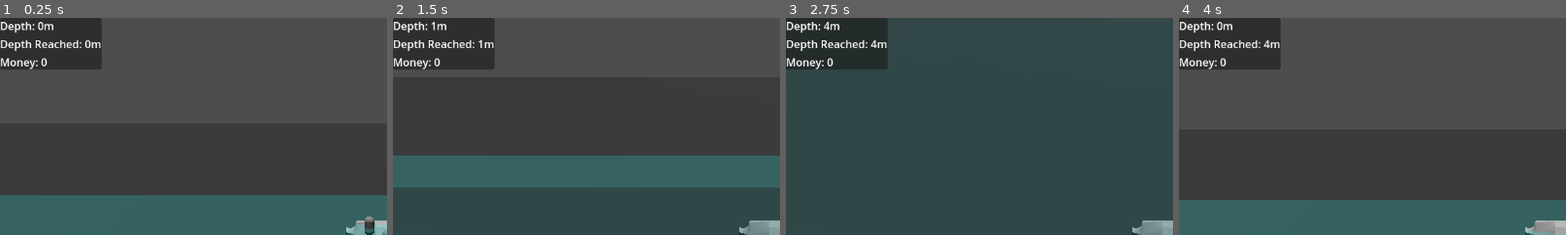
Above: before the commit, frames 1-4 (left to right).
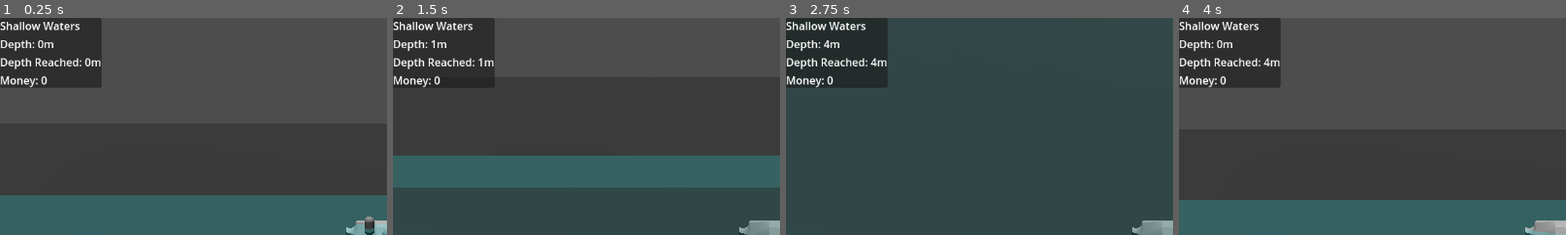
Above: after the commit, the same moments.

Repository: manusfishy/too-fishy
Game: Godot game, scene res://scenes/main_scene.tscn
Same seed, same stepped clock (60 frames per second), same inputs: the game is played once before the commit and once after it.
Inputs (mouse positions are % of the whole screen's width and height, from its top left):
- Up to frame 1 (0.25 s): no input
- Up to frame 2 (1.5 s): move the mouse to (72, 45) at 0.52 s; press the mouse at (72, 45) at 0.53 s; hold Right (move_right) 0.53-1.28 s; move the mouse to (30, 55) at 1.27 s; release the mouse at (30, 55) at 1.28 s; hold Down (move_down) from 1.28 s (still down); click (30, 55) at 1.35 s
- Up to frame 3 (2.75 s): move the mouse to (60, 28) at 2.02 s; release Down (move_down) at 2.03 s; press the mouse at (60, 28) at 2.03 s; hold Right (move_right) from 2.03 s (still down)
- Up to frame 4 (4 s): move the mouse to (45, 70) at 2.77 s; release Right (move_right) at 2.78 s; release the mouse at (45, 70) at 2.78 s; hold Up (move_up) 2.78-3.53 s; click (45, 70) at 2.85 s; move the mouse to (80, 65) at 3.52 s; press the mouse at (80, 65) at 3.53 s; hold Left (move_left) from 3.53 s (still down)
The pictures show only the part of the screen within x 0-50%, y 0-50%; the shares and areas given below are measured in that part.

The runs differ from the first frame. In frame 1, 3.5% of the frame differs, in the area x 0-27%, y 1-33%; in frame 2, 2.5%; in frame 3, 3.5%; in frame 4, 3.5%.

Commit message:
added current Stage display

Diff:
--- a/project.godot
+++ b/project.godot
@@ -18,6 +18,7 @@
 [autoload]
 
 GameState="*res://scripts/game_state.gd"
+Strings="*res://scripts/strings.gd"
 
 [editor]
 
--- a/scenes/main_scene.tscn
+++ b/scenes/main_scene.tscn
@@ -84,6 +84,9 @@
 [node name="HUDContainer" type="VBoxContainer" parent="UI/HUD"]
 layout_mode = 2
 
+[node name="CurrentStageLabel" type="Label" parent="UI/HUD/HUDContainer"]
+layout_mode = 2
+
 [node name="DepthLabel" type="Label" parent="UI/HUD/HUDContainer"]
 layout_mode = 2
 
--- a/scripts/game_state.gd
+++ b/scripts/game_state.gd
@@ -1,11 +1,24 @@
 extends Node
+enum Stage {SURFACE, DEEP, DEEPER, SUPERDEEP, HOT, LAVA, VOID}
+
+var depthStageMap = {
+	0: Stage.SURFACE,
+	100: Stage.DEEP,
+	200: Stage.DEEPER,
+	300: Stage.SUPERDEEP,
+	400: Stage.HOT,
+	500: Stage.LAVA,
+	600: Stage.VOID
+}
 
 var depth = 0
 var maxDepthReached = 0
 var money = 0
 var upgrades = []
+var playerInStage: Stage = Stage.SURFACE
 
 func setDepth(d: int):
 	depth = d
 	if (maxDepthReached < d):
 		maxDepthReached = d
+	GameState.playerInStage = depthStageMap[snapped(d, 100)]
--- a/scripts/hud.gd
+++ b/scripts/hud.gd
@@ -4,3 +4,4 @@
 	$HUDContainer/DepthLabel.text = "Depth: %sm" % GameState.depth
 	$HUDContainer/MaxDepthLabel.text = "Depth Reached: %sm" % GameState.maxDepthReached
 	$HUDContainer/MoneyLabel.text = "Money: %s" % GameState.money
+	$HUDContainer/CurrentStageLabel.text = "%s" % Strings.stageNames[GameState.playerInStage]
--- a/scripts/level.gd
+++ b/scripts/level.gd
@@ -1,5 +1,4 @@
 extends Node3D
-enum Stage {SURFACE, DEEP, DEEPER, SUPERDEEP, HOT, LAVA, VOID}
 
 @export var section: PackedScene
 @export var level_wrapper: Node3D
--- a/scripts/section.gd
+++ b/scripts/section.gd
@@ -1,34 +1,25 @@
 extends Node3D
-enum Stage {SURFACE, DEEP, DEEPER, SUPERDEEP, HOT, LAVA, VOID}
 
-@export var sectionType: Stage = Stage.SURFACE
+@export var sectionType: GameState.Stage = GameState.Stage.SURFACE
 @export var water: MeshInstance3D
 
 var depth: int = 0
 
 var materialMap = {
-	Stage.SURFACE: preload("res://materials/water/surface.tres"),
-	Stage.DEEP: preload("res://materials/water/deep.tres"),
-	Stage.DEEPER: preload("res://materials/water/deeper.tres"),
-	Stage.SUPERDEEP: preload("res://materials/water/superdeep.tres"),
-	Stage.HOT: preload("res://materials/water/hot.tres"),
-	Stage.LAVA: preload("res://materials/water/lava.tres"),
-	Stage.VOID: preload("res://materials/water/void.tres")
+	GameState.Stage.SURFACE: preload("res://materials/water/surface.tres"),
+	GameState.Stage.DEEP: preload("res://materials/water/deep.tres"),
+	GameState.Stage.DEEPER: preload("res://materials/water/deeper.tres"),
+	GameState.Stage.SUPERDEEP: preload("res://materials/water/superdeep.tres"),
+	GameState.Stage.HOT: preload("res://materials/water/hot.tres"),
+	GameState.Stage.LAVA: preload("res://materials/water/lava.tres"),
+	GameState.Stage.VOID: preload("res://materials/water/void.tres")
 	}
 
-var depthStageMap = {
-	0: Stage.SURFACE,
-	100: Stage.DEEP,
-	200: Stage.DEEPER,
-	300: Stage.SUPERDEEP,
-	400: Stage.HOT,
-	500: Stage.LAVA,
-	600: Stage.VOID
-}
+
 
 func setDepth(d: int):
 	depth = d
 	var depthSnapped = snapped(depth, 100)
-	sectionType = depthStageMap[depthSnapped]
+	sectionType = GameState.depthStageMap[depthSnapped]
 	water.set_surface_override_material(0, materialMap[sectionType])
 	print("set material to", materialMap[sectionType])
--- /dev/null
+++ b/scripts/strings.gd
@@ -0,0 +1,11 @@
+extends Node
+
+var stageNames = {
+	GameState.Stage.SURFACE: "Shallow Waters",
+	GameState.Stage.DEEP: "Medium Waters",
+	GameState.Stage.DEEPER: "Deep Waters",
+	GameState.Stage.SUPERDEEP: "Dark Deep Waters",
+	GameState.Stage.HOT: "Hot-Zone",
+	GameState.Stage.LAVA: "Lava",
+	GameState.Stage.VOID: "THE VOID"
+}
Not shown, added: scripts/strings.gd.uid
